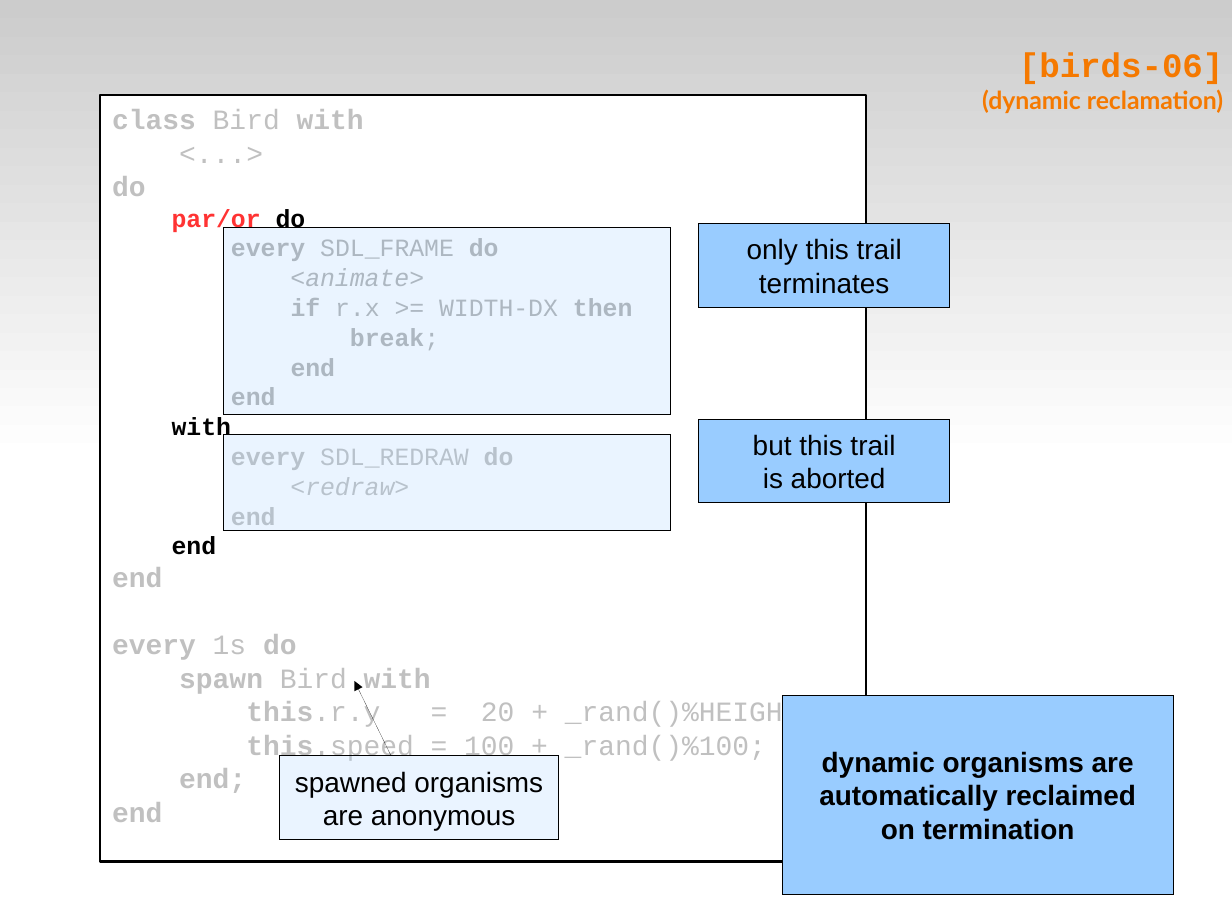
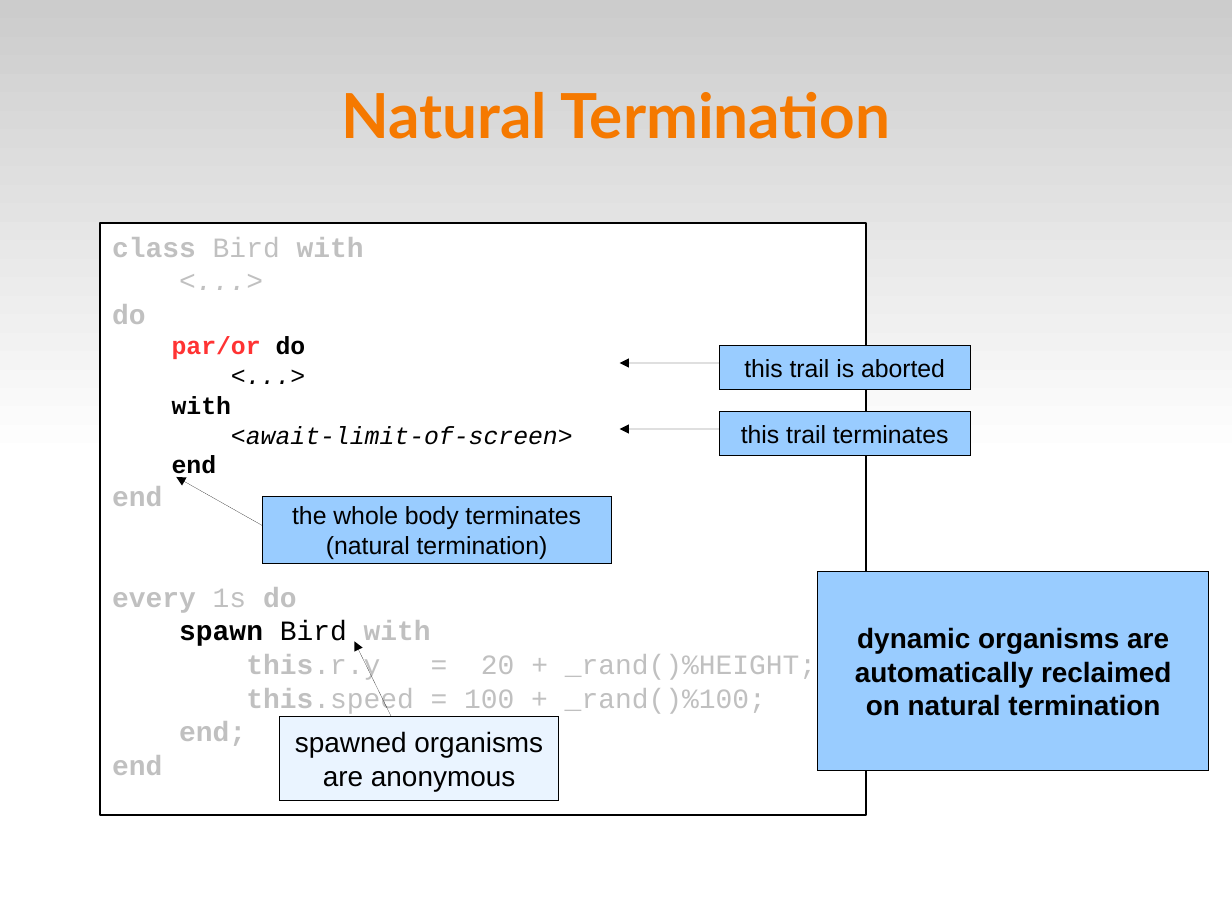
Before and after one commit to fsantanna-no/ceu-docs, a slide deck: slide 14 of ceu_mod.odp (slide 22 before the commit). Drawn at 1232x924 pixels with LibreOffice and Linux fonts; fonts in the diff are those of the drawing. Boxes give left, top, right and bottom in pixels: in the first picture for what was removed or moved away, otherwise in the second. Text is boxed around its words. In the diff, an @@ line names an element or a change of style, - is before the commit and + after.

```diff
--- a/ceu_mod.odp
+++ b/ceu_mod.odp
@@ title removed at <box>982,52,1224,113</box> @@
-[birds-06]
-(dynamic reclamation)
@@ title added at <box>342,92,890,139</box>, 40 pt, text #F57900, bold @@
+Natural Termination
@@ rectangle "class Bird with": place and size @@
-rectangle "class Bird with" at <box>101,95,866,862</box>
+rectangle "class Bird with" at <box>101,222,866,815</box>
@@ rectangle removed at <box>224,228,671,415</box> @@
@@ text in rectangle at <box>231,238,632,405</box>: text changed; text colour #B2B2B2 to #000000; italic on @@
-every SDL_FRAME do
-<animate>
-if r.x >= WIDTH-DX then
-break;
-end
-end
+<...>
@@ rectangle "this trail is aborted": place and size @@
-rectangle "this trail is aborted" at <box>699,419,950,503</box>
+rectangle "this trail is aborted" at <box>719,345,970,389</box>
@@ text in rectangle at <box>744,359,945,378</box>: text changed; size 18 to 16 pt @@
-but this trail
-is aborted
+this trail is aborted
@@ arrow added from (719, 363) to (619, 363), #000000 0 pt @@
@@ rectangle "this trail terminates": place and size @@
-rectangle "this trail terminates" at <box>699,224,950,307</box>
+rectangle "this trail terminates" at <box>719,411,970,455</box>
@@ rectangle removed at <box>224,435,671,531</box> @@
@@ text in rectangle at <box>231,426,573,445</box>: text changed; text colour #C0C0C0 to #000000; italic on @@
-every SDL_REDRAW do
-<redraw>
-end
+<await-limit-of-screen>
@@ arrow added from (719, 429) to (620, 429), #000000 0 pt @@
@@ text in rectangle at <box>741,425,949,444</box>: text changed; size 18 to 16 pt @@
-only this trail
-terminates
+this trail terminates
@@ arrow added from (263, 525) to (177, 477), #000000 0 pt @@
@@ rectangle added at <box>263,496,613,563</box>, fill #99CCFF, outline #000000 0 pt, 16 pt, text #000000 @@
+the whole body terminates
+(natural termination)
@@ rectangle "dynamic organisms are": place and size @@
-rectangle "dynamic organisms are" at <box>783,695,1174,894</box>
+rectangle "dynamic organisms are" at <box>818,571,1210,770</box>
@@ text in rectangle at <box>179,621,431,646</box>: italic on in "<...>"; text colour #C0C0C0 to #000000 in "spawn Bird" @@
@@ arrow moved from (391, 756) - (354, 681) to (391, 717) - (354, 642) @@
@@ rectangle "spawned organisms": place and size @@
-rectangle "spawned organisms" at <box>279,756,559,840</box>
+rectangle "spawned organisms" at <box>279,717,559,800</box>
@@ text in rectangle at <box>866,694,1160,716</box>: text changed @@
-on termination
+on natural termination
```
Also in this commit, not shown: 12 other slides changed, 4 slides added, 15 slides removed.
